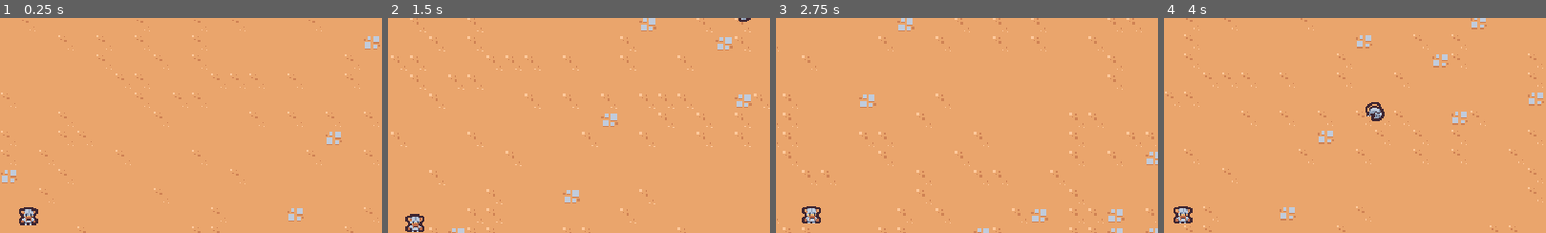
Above: before the commit, frames 1-4 (left to right).
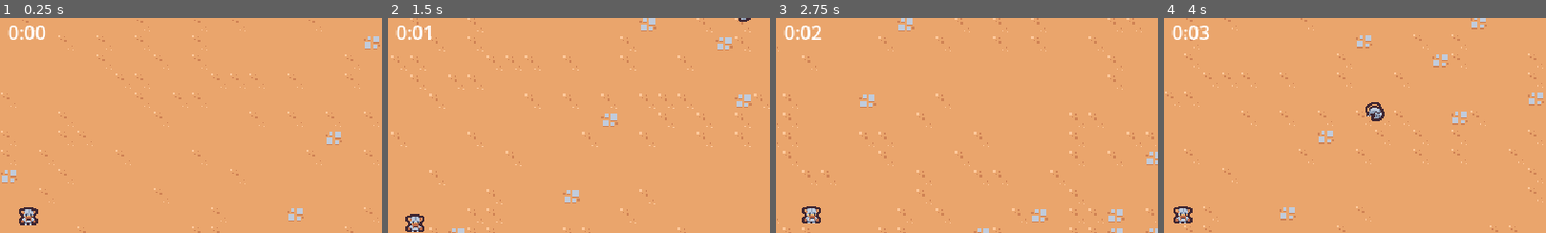
Above: after the commit, the same moments.

Repository: rdaly1490/GodotSurvivorGame
Game: Godot game, scene res://scenes/main/main.tscn
Same seed, same stepped clock (60 frames per second), same inputs: the game is played once before the commit and once after it.
Inputs:
- Up to frame 1 (0.25 s): no input
- Up to frame 2 (1.5 s): hold D (move_right) 0.53-1.28 s; hold S (move_down) from 1.28 s (still down)
- Up to frame 3 (2.75 s): release S (move_down) at 2.03 s; hold D (move_right) from 2.03 s (still down)
- Up to frame 4 (4 s): release D (move_right) at 2.78 s; hold W (move_up) 2.78-3.53 s; hold A (move_left) from 3.53 s (still down)
The pictures show only the part of the screen within x 46-96%, y 2-52%; the shares and areas given below are measured in that part.

The runs differ from the first frame. In frame 1, 0.4% of the frame differs, in the area x 2-12%, y 3-11%; in frame 2, 0.3%; in frame 3, 0.3%; in frame 4, 0.4%.

Commit message:
move file structure around and add health and drops

Diff:
--- a/basic_enemy/basic_enemy.tscn
+++ /dev/null
@@ -1,32 +0,0 @@
-[gd_scene load_steps=5 format=3 uid="uid://csqu4fbo448kp"]
-
-[ext_resource type="Script" path="res://basic_enemy/basic_enemy.gd" id="1_34waa"]
-[ext_resource type="Texture2D" uid="uid://3flj470d6qs" path="res://basic_enemy/basic_enemy.png" id="1_qb3qu"]
-
-[sub_resource type="CircleShape2D" id="CircleShape2D_vu27t"]
-radius = 12.0
-
-[sub_resource type="CircleShape2D" id="CircleShape2D_lk2r0"]
-radius = 5.0
-
-[node name="BasicEnemy" type="CharacterBody2D" groups=["enemy"]]
-collision_layer = 8
-collision_mask = 9
-motion_mode = 1
-script = ExtResource("1_34waa")
-
-[node name="Area2D" type="Area2D" parent="."]
-collision_layer = 0
-collision_mask = 4
-
-[node name="CollisionShape2D" type="CollisionShape2D" parent="Area2D"]
-position = Vector2(0, -5)
-shape = SubResource("CircleShape2D_vu27t")
-
-[node name="Sprite2D" type="Sprite2D" parent="."]
-texture = ExtResource("1_qb3qu")
-offset = Vector2(0, -4)
-
-[node name="CollisionShape2D" type="CollisionShape2D" parent="."]
-position = Vector2(0, -5)
-shape = SubResource("CircleShape2D_lk2r0")
--- a/project.godot
+++ b/project.godot
@@ -14,6 +14,10 @@
 run/main_scene="res://scenes/main/main.tscn"
 config/features=PackedStringArray("4.3", "Forward Plus")
 config/icon="res://icon.svg"
+
+[autoload]
+
+GameEvents="*res://scenes/autoload/game_events.tscn"
 
 [debug]
 
@@ -65,6 +69,7 @@
 2d_physics/layer_2="Player"
 2d_physics/layer_3="Enemy"
 2d_physics/layer_4="EnemyCollision"
+2d_physics/layer_5="PlayerPickup"
 
 [rendering]
 
--- a/ability/sword_ability/sword_ability.tscn
+++ b/scenes/ability/sword_ability/sword_ability.tscn
@@ -1,6 +1,6 @@
 [gd_scene load_steps=6 format=3 uid="uid://bf76remcjawce"]
 
-[ext_resource type="Texture2D" uid="uid://ckhsjxfyiq4fr" path="res://ability/sword_ability/sword.png" id="1_02mnn"]
+[ext_resource type="Texture2D" uid="uid://ckhsjxfyiq4fr" path="res://scenes/ability/sword_ability/sword.png" id="1_02mnn"]
 
 [sub_resource type="RectangleShape2D" id="RectangleShape2D_jrb3k"]
 size = Vector2(30, 30)
--- a/ability/sword_ability_controller/sword_ability_controller.tscn
+++ b/scenes/ability/sword_ability_controller/sword_ability_controller.tscn
@@ -1,7 +1,7 @@
 [gd_scene load_steps=3 format=3 uid="uid://bugprqp3kqcec"]
 
-[ext_resource type="Script" path="res://ability/sword_ability_controller/sword_ability_controller.gd" id="1_jgvia"]
-[ext_resource type="PackedScene" uid="uid://bf76remcjawce" path="res://ability/sword_ability/sword_ability.tscn" id="2_o56jb"]
+[ext_resource type="Script" path="res://scenes/ability/sword_ability_controller/sword_ability_controller.gd" id="1_jgvia"]
+[ext_resource type="PackedScene" uid="uid://bf76remcjawce" path="res://scenes/ability/sword_ability/sword_ability.tscn" id="2_o56jb"]
 
 [node name="SwordAbilityController" type="Node"]
 script = ExtResource("1_jgvia")
--- /dev/null
+++ b/scenes/autoload/game_events.gd
@@ -0,0 +1,7 @@
+extends Node
+
+signal experience_vial_collected(number: float)
+
+
+func emit_experience_vial_collected(number: float):
+	experience_vial_collected.emit(number)
--- /dev/null
+++ b/scenes/autoload/game_events.tscn
@@ -0,0 +1,6 @@
+[gd_scene load_steps=2 format=3 uid="uid://duqn8kgtbn752"]
+
+[ext_resource type="Script" path="res://scenes/autoload/game_events.gd" id="1_7wgh4"]
+
+[node name="GameEvents" type="Node"]
+script = ExtResource("1_7wgh4")
--- /dev/null
+++ b/scenes/component/health_component.gd
@@ -0,0 +1,23 @@
+extends Node
+class_name HealthComponent
+
+signal died
+
+@export var max_health: float = 10
+var current_health
+
+func _ready():
+	current_health = max_health
+
+func damage(damageAmount: float):
+	# don't let health go negative
+	current_health = max(current_health - damageAmount, 0)
+	# forces to wait for next idle frame before calling the function
+	# since collisions may be happening on the thing we're trying to free
+	Callable(check_death).call_deferred()
+
+
+func check_death():
+	if current_health == 0:
+		died.emit()
+		owner.queue_free()
--- /dev/null
+++ b/scenes/component/health_component.tscn
@@ -0,0 +1,6 @@
+[gd_scene load_steps=2 format=3 uid="uid://dt26qx72lb4h8"]
+
+[ext_resource type="Script" path="res://scenes/component/health_component.gd" id="1_0b1l6"]
+
+[node name="HealthComponent" type="Node"]
+script = ExtResource("1_0b1l6")
--- /dev/null
+++ b/scenes/component/vial_drop_component.gd
@@ -0,0 +1,21 @@
+extends Node
+
+@export_range(0, 1) var drop_percent: float = 0.5
+@export var vial_scene: PackedScene
+@export var health_component: HealthComponent
+
+func _ready():
+	health_component.died.connect(on_died)
+
+func on_died():
+	if randf() > drop_percent:
+		return
+	if vial_scene == null:
+		return
+	if owner is not Node2D:
+		return
+
+	var spawn_position = (owner as Node2D).global_position
+	var vial_instance = vial_scene.instantiate() as Node2D
+	owner.get_parent().add_child(vial_instance)
+	vial_instance.global_position = spawn_position
--- /dev/null
+++ b/scenes/component/vial_drop_component.tscn
@@ -0,0 +1,6 @@
+[gd_scene load_steps=2 format=3 uid="uid://blhy2ru6bivng"]
+
+[ext_resource type="Script" path="res://scenes/component/vial_drop_component.gd" id="1_d3j67"]
+
+[node name="VialDropComponent" type="Node"]
+script = ExtResource("1_d3j67")
--- a/basic_enemy/basic_enemy.gd
+++ b/scenes/game_object/basic_enemy/basic_enemy.gd
@@ -2,6 +2,7 @@
 
 const MAX_SPEED = 40
 
+@onready var health_component: HealthComponent = $HealthComponent
 
 # Called when the node enters the scene tree for the first time.
 func _ready() -> void:
@@ -24,4 +25,4 @@
 
 
 func on_area_entered(other_area: Area2D):
-	queue_free()
+	health_component.damage(100)
--- /dev/null
+++ b/scenes/game_object/basic_enemy/basic_enemy.tscn
@@ -0,0 +1,41 @@
+[gd_scene load_steps=8 format=3 uid="uid://csqu4fbo448kp"]
+
+[ext_resource type="Script" path="res://scenes/game_object/basic_enemy/basic_enemy.gd" id="1_34waa"]
+[ext_resource type="Texture2D" uid="uid://3flj470d6qs" path="res://scenes/game_object/basic_enemy/basic_enemy.png" id="1_qb3qu"]
+[ext_resource type="PackedScene" uid="uid://dt26qx72lb4h8" path="res://scenes/component/health_component.tscn" id="2_emcyw"]
+[ext_resource type="PackedScene" uid="uid://blhy2ru6bivng" path="res://scenes/component/vial_drop_component.tscn" id="3_orxld"]
+[ext_resource type="PackedScene" uid="uid://b2jujanaganfh" path="res://scenes/game_object/experience_vial/experience_vial.tscn" id="4_lic5t"]
+
+[sub_resource type="CircleShape2D" id="CircleShape2D_vu27t"]
+radius = 12.0
+
+[sub_resource type="CircleShape2D" id="CircleShape2D_lk2r0"]
+radius = 5.0
+
+[node name="BasicEnemy" type="CharacterBody2D" groups=["enemy"]]
+collision_layer = 8
+collision_mask = 9
+motion_mode = 1
+script = ExtResource("1_34waa")
+
+[node name="HealthComponent" parent="." instance=ExtResource("2_emcyw")]
+
+[node name="VialDropComponent" parent="." node_paths=PackedStringArray("health_component") instance=ExtResource("3_orxld")]
+vial_scene = ExtResource("4_lic5t")
+health_component = NodePath("../HealthComponent")
+
+[node name="Area2D" type="Area2D" parent="."]
+collision_layer = 0
+collision_mask = 4
+
+[node name="CollisionShape2D" type="CollisionShape2D" parent="Area2D"]
+position = Vector2(0, -5)
+shape = SubResource("CircleShape2D_vu27t")
+
+[node name="Sprite2D" type="Sprite2D" parent="."]
+texture = ExtResource("1_qb3qu")
+offset = Vector2(0, -4)
+
+[node name="CollisionShape2D" type="CollisionShape2D" parent="."]
+position = Vector2(0, -5)
+shape = SubResource("CircleShape2D_lk2r0")
--- /dev/null
+++ b/scenes/game_object/experience_vial/experience_vial.gd
@@ -0,0 +1,9 @@
+extends Node2D
+
+
+func _ready() -> void:
+	$Area2D.area_entered.connect(on_area_entered)
+
+func on_area_entered(other_area: Area2D):
+	GameEvents.emit_experience_vial_collected(1)
+	queue_free()
--- /dev/null
+++ b/scenes/game_object/experience_vial/experience_vial.tscn
@@ -0,0 +1,20 @@
+[gd_scene load_steps=4 format=3 uid="uid://b2jujanaganfh"]
+
+[ext_resource type="Script" path="res://scenes/game_object/experience_vial/experience_vial.gd" id="1_ucq4s"]
+[ext_resource type="Texture2D" uid="uid://ctmxbxf6lp6aa" path="res://scenes/game_object/experience_vial/experience_vial.png" id="1_xt8dp"]
+
+[sub_resource type="CircleShape2D" id="CircleShape2D_eeou1"]
+radius = 16.0
+
+[node name="ExperienceVial" type="Node2D"]
+script = ExtResource("1_ucq4s")
+
+[node name="Area2D" type="Area2D" parent="."]
+collision_layer = 0
+collision_mask = 16
+
+[node name="CollisionShape2D" type="CollisionShape2D" parent="Area2D"]
+shape = SubResource("CircleShape2D_eeou1")
+
+[node name="Sprite2D" type="Sprite2D" parent="."]
+texture = ExtResource("1_xt8dp")
--- a/scenes/game_camera/game_camera.tscn
+++ b/scenes/game_object/game_camera/game_camera.tscn
@@ -1,6 +1,6 @@
 [gd_scene load_steps=2 format=3 uid="uid://bd8wvd04c6him"]
 
-[ext_resource type="Script" path="res://scenes/game_camera/game_camera.gd" id="1_j60xy"]
+[ext_resource type="Script" path="res://scenes/game_object/game_camera/game_camera.gd" id="1_j60xy"]
 
 [node name="GameCamera" type="Camera2D"]
 script = ExtResource("1_j60xy")
--- /dev/null
+++ b/scenes/game_object/player/player.tscn
@@ -0,0 +1,37 @@
+[gd_scene load_steps=6 format=3 uid="uid://bwn0s375dsxse"]
+
+[ext_resource type="Script" path="res://scenes/game_object/player/player.gd" id="1_jajgl"]
+[ext_resource type="PackedScene" uid="uid://bugprqp3kqcec" path="res://scenes/ability/sword_ability_controller/sword_ability_controller.tscn" id="2_67dsp"]
+[ext_resource type="Texture2D" uid="uid://dc6minpt3kiep" path="res://scenes/game_object/player/player.png" id="2_vfc2d"]
+
+[sub_resource type="CircleShape2D" id="CircleShape2D_ho43i"]
+radius = 32.0
+
+[sub_resource type="CircleShape2D" id="CircleShape2D_mmyvb"]
+radius = 5.0
+
+[node name="Player" type="CharacterBody2D" groups=["player"]]
+position = Vector2(-156, -77)
+collision_layer = 0
+motion_mode = 1
+script = ExtResource("1_jajgl")
+
+[node name="AbilityManager" type="Node" parent="."]
+
+[node name="SwordAbilityController" parent="AbilityManager" instance=ExtResource("2_67dsp")]
+
+[node name="Area2D" type="Area2D" parent="."]
+position = Vector2(0, -6)
+collision_layer = 16
+collision_mask = 0
+
+[node name="CollisionShape2D" type="CollisionShape2D" parent="Area2D"]
+shape = SubResource("CircleShape2D_ho43i")
+
+[node name="Sprite2D" type="Sprite2D" parent="."]
+texture = ExtResource("2_vfc2d")
+offset = Vector2(0, -8)
+
+[node name="CollisionShape2D" type="CollisionShape2D" parent="."]
+position = Vector2(0, -5)
+shape = SubResource("CircleShape2D_mmyvb")
--- a/scenes/main/main.tscn
+++ b/scenes/main/main.tscn
@@ -1,13 +1,23 @@
-[gd_scene load_steps=5 format=3 uid="uid://djfrlrevokhol"]
+[gd_scene load_steps=8 format=3 uid="uid://djfrlrevokhol"]
 
-[ext_resource type="PackedScene" uid="uid://bd8wvd04c6him" path="res://scenes/game_camera/game_camera.tscn" id="1_1ddem"]
+[ext_resource type="PackedScene" uid="uid://bd8wvd04c6him" path="res://scenes/game_object/game_camera/game_camera.tscn" id="1_1ddem"]
+[ext_resource type="PackedScene" uid="uid://dtoxf7u2m5u74" path="res://scenes/ui/arena_time_ui.tscn" id="1_1ld8o"]
 [ext_resource type="TileSet" uid="uid://dvj7g2r5x6512" path="res://resources/tileset.tres" id="1_dylpo"]
-[ext_resource type="PackedScene" uid="uid://bwn0s375dsxse" path="res://scenes/player/player.tscn" id="1_k04lp"]
-[ext_resource type="PackedScene" uid="uid://b13xex7vp6nxc" path="res://scenes/manager/enemy_manager.tscn" id="1_pxp0m"]
+[ext_resource type="PackedScene" uid="uid://bwn0s375dsxse" path="res://scenes/game_object/player/player.tscn" id="1_k04lp"]
+[ext_resource type="PackedScene" uid="uid://b13xex7vp6nxc" path="res://scenes/manager/enemy_manager/enemy_manager.tscn" id="1_pxp0m"]
+[ext_resource type="PackedScene" uid="uid://bwg2ncbsqv7ka" path="res://scenes/manager/arena_time_manager/arena_time_manager.tscn" id="2_4fdrm"]
+[ext_resource type="PackedScene" uid="uid://ddjylphqcd6k6" path="res://scenes/manager/experience_manager/experience_manager.tscn" id="4_6788y"]
 
 [node name="Main" type="Node"]
 
+[node name="ArenaTimeUI" parent="." node_paths=PackedStringArray("arena_time_manager") instance=ExtResource("1_1ld8o")]
+arena_time_manager = NodePath("../ArenaTimeManager")
+
+[node name="ArenaTimeManager" parent="." instance=ExtResource("2_4fdrm")]
+
 [node name="EnemyManager" parent="." instance=ExtResource("1_pxp0m")]
+
+[node name="ExperienceManager" parent="." instance=ExtResource("4_6788y")]
 
 [node name="GameCamera" parent="." instance=ExtResource("1_1ddem")]
 
--- /dev/null
+++ b/scenes/manager/arena_time_manager/arena_time_manager.gd
@@ -0,0 +1,7 @@
+extends Node
+class_name ArenaTimer
+
+@onready var timer = $Timer
+
+func get_time_elapsed():
+	return timer.wait_time - timer.time_left
--- /dev/null
+++ b/scenes/manager/arena_time_manager/arena_time_manager.tscn
@@ -0,0 +1,11 @@
+[gd_scene load_steps=2 format=3 uid="uid://bwg2ncbsqv7ka"]
+
+[ext_resource type="Script" path="res://scenes/manager/arena_time_manager/arena_time_manager.gd" id="1_m73ph"]
+
+[node name="ArenaTimeManager" type="Node"]
+script = ExtResource("1_m73ph")
+
+[node name="Timer" type="Timer" parent="."]
+wait_time = 60.0
+one_shot = true
+autostart = true
--- a/scenes/manager/enemy_manager.tscn
+++ b/scenes/manager/enemy_manager/enemy_manager.tscn
@@ -1,7 +1,7 @@
 [gd_scene load_steps=3 format=3 uid="uid://b13xex7vp6nxc"]
 
-[ext_resource type="Script" path="res://scenes/manager/enemy_manager.gd" id="1_1a3qv"]
-[ext_resource type="PackedScene" uid="uid://csqu4fbo448kp" path="res://basic_enemy/basic_enemy.tscn" id="2_bcr63"]
+[ext_resource type="Script" path="res://scenes/manager/enemy_manager/enemy_manager.gd" id="1_1a3qv"]
+[ext_resource type="PackedScene" uid="uid://csqu4fbo448kp" path="res://scenes/game_object/basic_enemy/basic_enemy.tscn" id="2_bcr63"]
 
 [node name="EnemyManager" type="Node"]
 script = ExtResource("1_1a3qv")
--- /dev/null
+++ b/scenes/manager/experience_manager/experience_manager.gd
@@ -0,0 +1,14 @@
+extends Node
+
+
+var current_experience = 0
+
+func _ready():
+	GameEvents.experience_vial_collected.connect(on_experience_vial_collected)
+
+func increment_experience(number: float):
+	current_experience += number
+	print(current_experience)
+
+func on_experience_vial_collected(number: float):
+	increment_experience(number)
--- /dev/null
+++ b/scenes/manager/experience_manager/experience_manager.tscn
@@ -0,0 +1,6 @@
+[gd_scene load_steps=2 format=3 uid="uid://ddjylphqcd6k6"]
+
+[ext_resource type="Script" path="res://scenes/manager/experience_manager/experience_manager.gd" id="1_bo0yd"]
+
+[node name="ExperienceManager" type="Node"]
+script = ExtResource("1_bo0yd")
--- a/scenes/player/player.tscn
+++ /dev/null
@@ -1,26 +0,0 @@
-[gd_scene load_steps=5 format=3 uid="uid://bwn0s375dsxse"]
-
-[ext_resource type="Script" path="res://scenes/player/player.gd" id="1_jajgl"]
-[ext_resource type="PackedScene" uid="uid://bugprqp3kqcec" path="res://ability/sword_ability_controller/sword_ability_controller.tscn" id="2_67dsp"]
-[ext_resource type="Texture2D" uid="uid://dc6minpt3kiep" path="res://scenes/player/player.png" id="2_vfc2d"]
-
-[sub_resource type="CircleShape2D" id="CircleShape2D_mmyvb"]
-radius = 5.0
-
-[node name="Player" type="CharacterBody2D" groups=["player"]]
-position = Vector2(-156, -77)
-collision_layer = 0
-motion_mode = 1
-script = ExtResource("1_jajgl")
-
-[node name="AbilityManager" type="Node" parent="."]
-
-[node name="SwordAbilityController" parent="AbilityManager" instance=ExtResource("2_67dsp")]
-
-[node name="Sprite2D" type="Sprite2D" parent="."]
-texture = ExtResource("2_vfc2d")
-offset = Vector2(0, -8)
-
-[node name="CollisionShape2D" type="CollisionShape2D" parent="."]
-position = Vector2(0, -5)
-shape = SubResource("CircleShape2D_mmyvb")
--- /dev/null
+++ b/scenes/ui/arena_time_ui.gd
@@ -0,0 +1,15 @@
+extends CanvasLayer
+
+
+@export var arena_time_manager: Node
+@onready var label = %Label
+
+func _process(delta):
+	if arena_time_manager is ArenaTimer:
+		var time_elapsed = arena_time_manager.get_time_elapsed()
+		label.text = format_seconds_to_string(time_elapsed)
+
+func format_seconds_to_string(seconds: float):
+	var minutes = floor(seconds / 60)
+	var remaining_seconds = seconds - (minutes * 60)
+	return str(minutes) + ":" + ("%02d" %floor(remaining_seconds))
--- /dev/null
+++ b/scenes/ui/arena_time_ui.tscn
@@ -0,0 +1,22 @@
+[gd_scene load_steps=2 format=3 uid="uid://dtoxf7u2m5u74"]
+
+[ext_resource type="Script" path="res://scenes/ui/arena_time_ui.gd" id="1_cmuto"]
+
+[node name="ArenaTimeUI" type="CanvasLayer"]
+script = ExtResource("1_cmuto")
+
+[node name="MarginContainer" type="MarginContainer" parent="."]
+anchors_preset = 15
+anchor_right = 1.0
+anchor_bottom = 1.0
+grow_horizontal = 2
+grow_vertical = 2
+mouse_filter = 2
+theme_override_constants/margin_top = 8
+
+[node name="Label" type="Label" parent="MarginContainer"]
+unique_name_in_owner = true
+layout_mode = 2
+size_flags_horizontal = 4
+size_flags_vertical = 0
+text = "test"
Renamed: ability/sword_ability/sword.png -> scenes/ability/sword_ability/sword.png
Not shown, changed: scenes/ability/sword_ability/sword.png.import
Renamed: ability/sword_ability_controller/sword_ability_controller.gd -> scenes/ability/sword_ability_controller/sword_ability_controller.gd
Renamed: basic_enemy/basic_enemy.png -> scenes/game_object/basic_enemy/basic_enemy.png
Not shown, added: scenes/game_object/basic_enemy/basic_enemy.png.import
Renamed: basic_enemy/tile_0104.png -> scenes/game_object/basic_enemy/tile_0104.png
Not shown, changed: scenes/game_object/basic_enemy/tile_0104.png.import
Binary file added: scenes/game_object/experience_vial/experience_vial.png
Not shown, changed: scenes/game_object/experience_vial/experience_vial.png.import
Renamed: scenes/game_camera/game_camera.gd -> scenes/game_object/game_camera/game_camera.gd
Renamed: scenes/player/player.gd -> scenes/game_object/player/player.gd
Renamed: scenes/player/player.png -> scenes/game_object/player/player.png
(and 2 more such lines)
